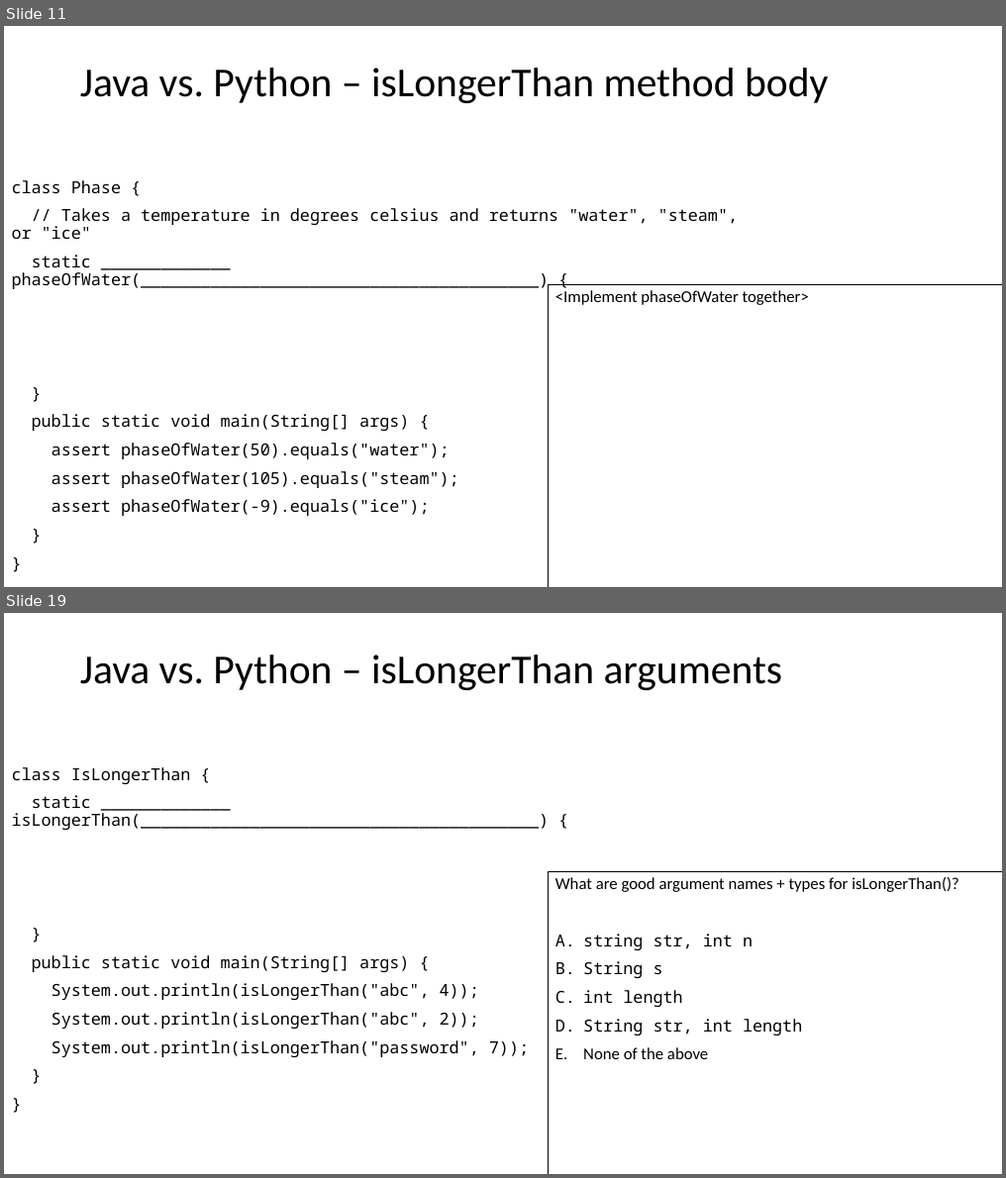
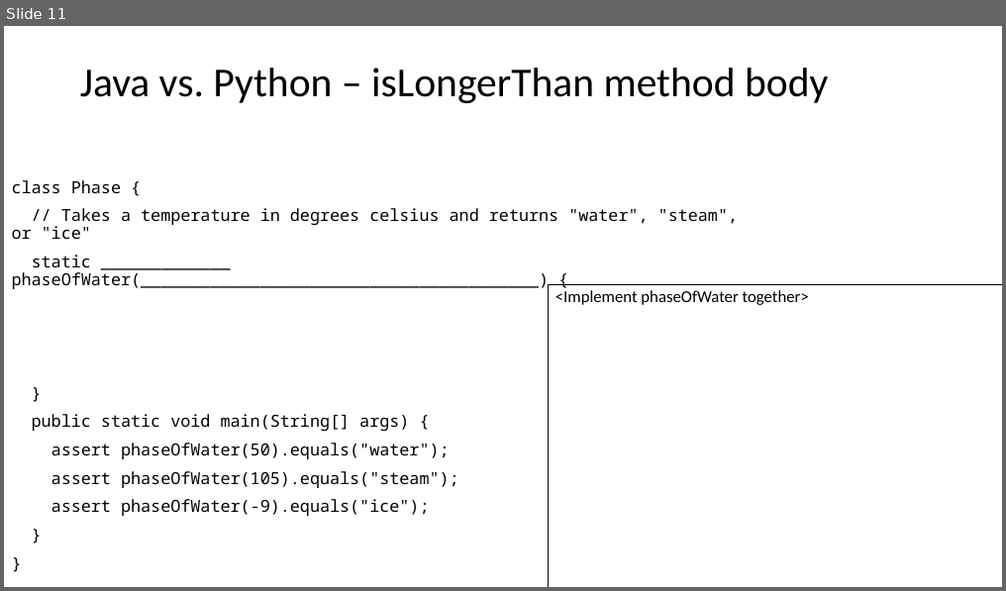
Before and after one commit to catherinefxia/ucsd-cse8a-w20.github.io, a slide deck: lectures/CSE8AW20-Jan-30-Lec8-Java-Continues/CSE8AW20-01-30-Lec8-Java-Continues-slides.pptx. Shown one above the other, each under a label of ours: slides 11 and 19 before the commit, slide 11 after it; the slides between them are not shown. The pictures are 1006x1178 and 1006x591 pixels, drawn with LibreOffice and Linux fonts; fonts in the diff are those of the drawing. Boxes give left, top, right and bottom in pixels: in the first picture for what was removed or moved away, otherwise in the second. Text is boxed around its words. In the diff, an @@ line names an element or a change of style, - is before the commit and + after.

```diff
--- a/lectures/CSE8AW20-Jan-30-Lec8-Java-Continues/CSE8AW20-01-30-Lec8-Java-Continues-slides.pptx
+++ b/lectures/CSE8AW20-Jan-30-Lec8-Java-Continues/CSE8AW20-01-30-Lec8-Java-Continues-slides.pptx
@@ slide 19 removed at bbox=[4, 613, 1002, 1174], background #FFFFFF @@
@@ title removed at bbox=[80, 655, 783, 690] @@
-Java vs. Python – isLongerThan arguments
@@ text removed at bbox=[12, 767, 549, 1058] @@
-class IsLongerThan {
-static _____________ isLongerThan(________________________________________) {
-}
-public static void main(String[] args) {
-System.out.println(isLongerThan("abc", 4));
-System.out.println(isLongerThan("abc", 2));
-System.out.println(isLongerThan("password", 7));
-}
-}
@@ rectangle removed at bbox=[548, 872, 1002, 1174] @@
-What are good argument names + types for isLongerThan()?
-A. string str, int n
-B. String s
-C. int length
-D. String str, int length
-E. None of the above
```
Also in this commit, not shown: 10 other slides removed, 5 other files.
